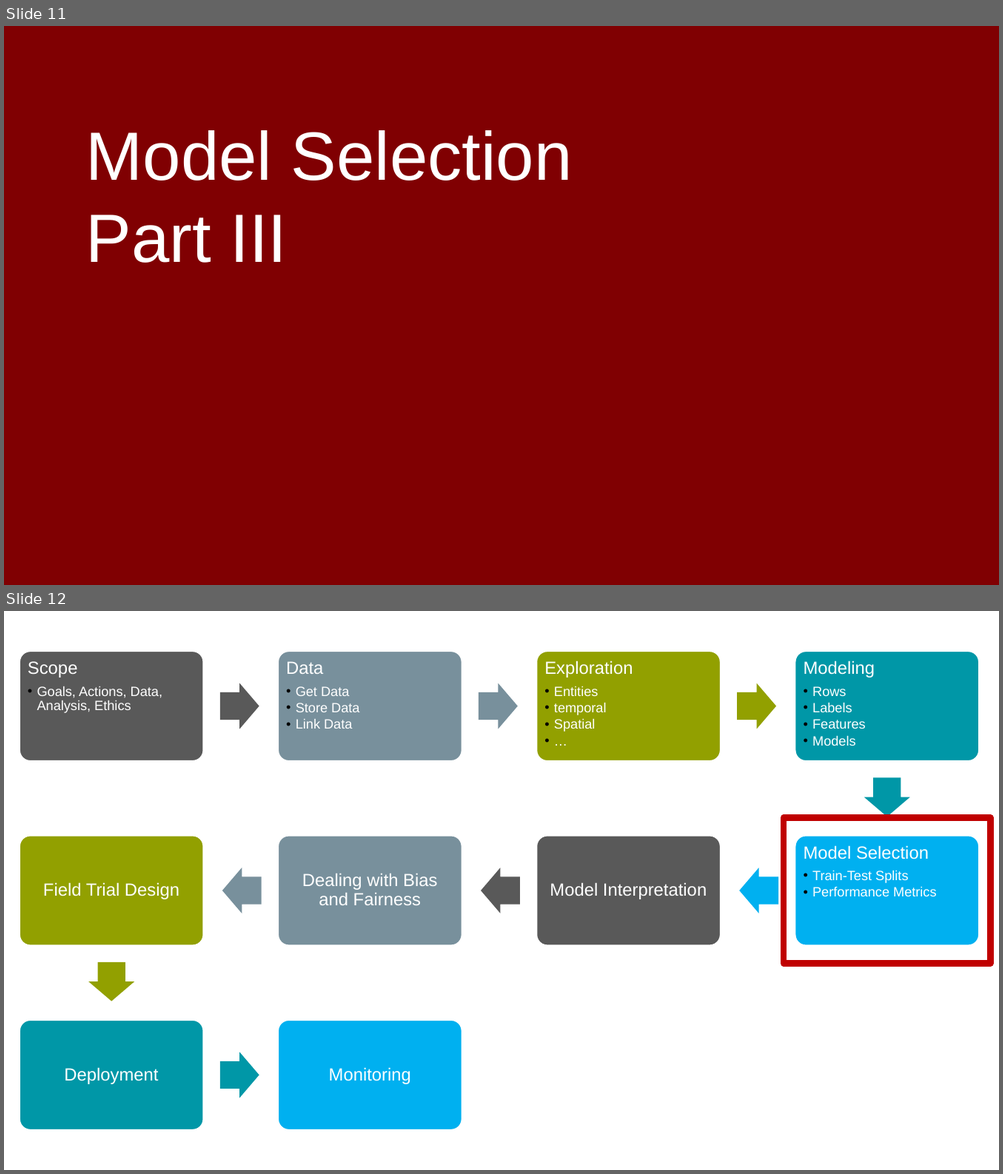
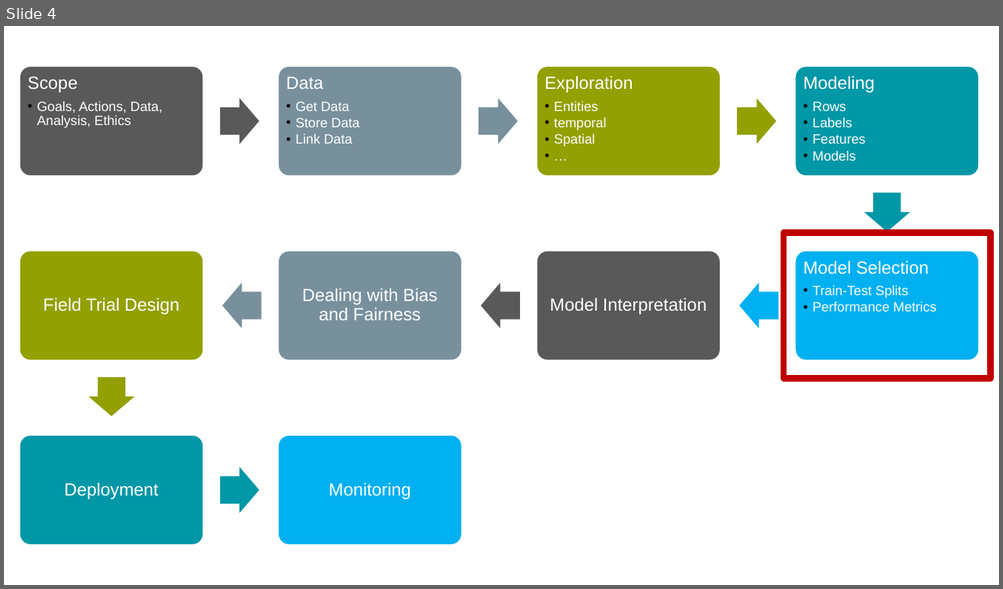
Before and after one commit to dssg/mlforpublicpolicylab, a slide deck: Lectures/15-ml-in-practice-and-model-selection-part-3.pptx. Shown one above the other, each under a label of ours: slides 11 and 12 before the commit, slide 4 after it. The pictures are 1003x1174 and 1003x589 pixels, drawn with LibreOffice and Linux fonts; fonts in the diff are those of the drawing. Boxes give left, top, right and bottom in pixels: in the first picture for what was removed or moved away, otherwise in the second. Text is boxed around its words. In the diff, an @@ line names an element or a change of style, - is before the commit and + after.

```diff
--- a/Lectures/15-ml-in-practice-and-model-selection-part-3.pptx
+++ b/Lectures/15-ml-in-practice-and-model-selection-part-3.pptx
@@ slide 11 removed at (4, 26, 999, 585), background #FFFFFF @@
@@ rectangle removed at (4, 26, 999, 585) @@
-Model Selection
-Part III
@@ what was slide 12 is now slide 4 @@
```
Also in this commit, not shown: 5 slides changed, 7 slides added, 8 other slides removed.
